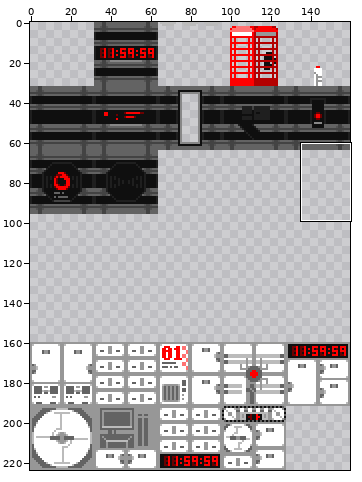
One commit to this sprite sheet: src/graphics/tiles.png. The first picture is a wide view before the edit; the outline marks the close-up.
Close-up. Earlier state:
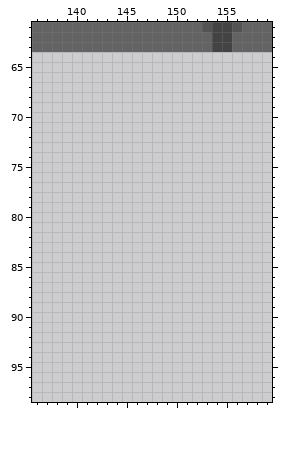
The file is 160x224 pixels. Shown: x 136..159, y 61..98. The commit also changed other parts of the picture, which this record leaves out.
Once edited:
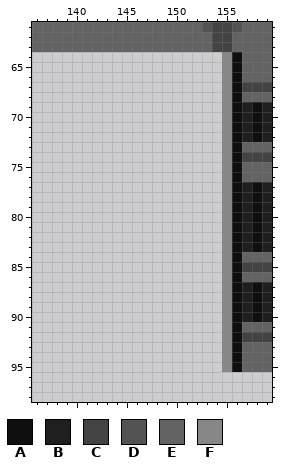
Palette (. is transparent): A #0f0f0f  B #1f1f1f  C #434343  D #535353  E #636363  F #878787
Diff:
@@ x 153..159 @@
 63 ECCEEEE
-64 .......
-65 .......
-66 .......
-67 .......
-68 .......
-69 .......
-70 .......
-71 .......
-72 .......
-73 .......
-74 .......
-75 .......
-76 .......
-77 .......
-78 .......
-79 .......
-80 .......
-81 .......
-82 .......
-83 .......
-84 .......
-85 .......
-86 .......
-87 .......
-88 .......
-89 .......
-90 .......
-91 .......
-92 .......
-93 .......
-94 .......
-95 .......
+64 ..FAEEE
+65 ..FAEEE
+66 ..FAEEE
+67 ..FACCC
+68 ..FAEEE
+69 ..FABAB
+70 ..FABAB
+71 ..FABAB
+72 ..FABAB
+73 ..FAEEE
+74 ..FACCC
+75 ..FAEEE
+76 ..FAEEE
+77 ..FABAB
+78 ..FABAB
+79 ..FABAB
+80 ..FABAB
+81 ..FABAB
+82 ..FABAB
+83 ..FABAB
+84 ..FAEEE
+85 ..FACCC
+86 ..FAEEE
+87 ..FABAB
+88 ..FABAB
+89 ..FABAB
+90 ..FABAB
+91 ..FAEEE
+92 ..FACCC
+93 ..FAEEE
+94 ..FAEEE
+95 ..FAEEE
 96 .......
Boxes around the changes in both close-ups, in picture pixels (x1, y1, x2, y2):
added: (222, 52, 272, 372)
